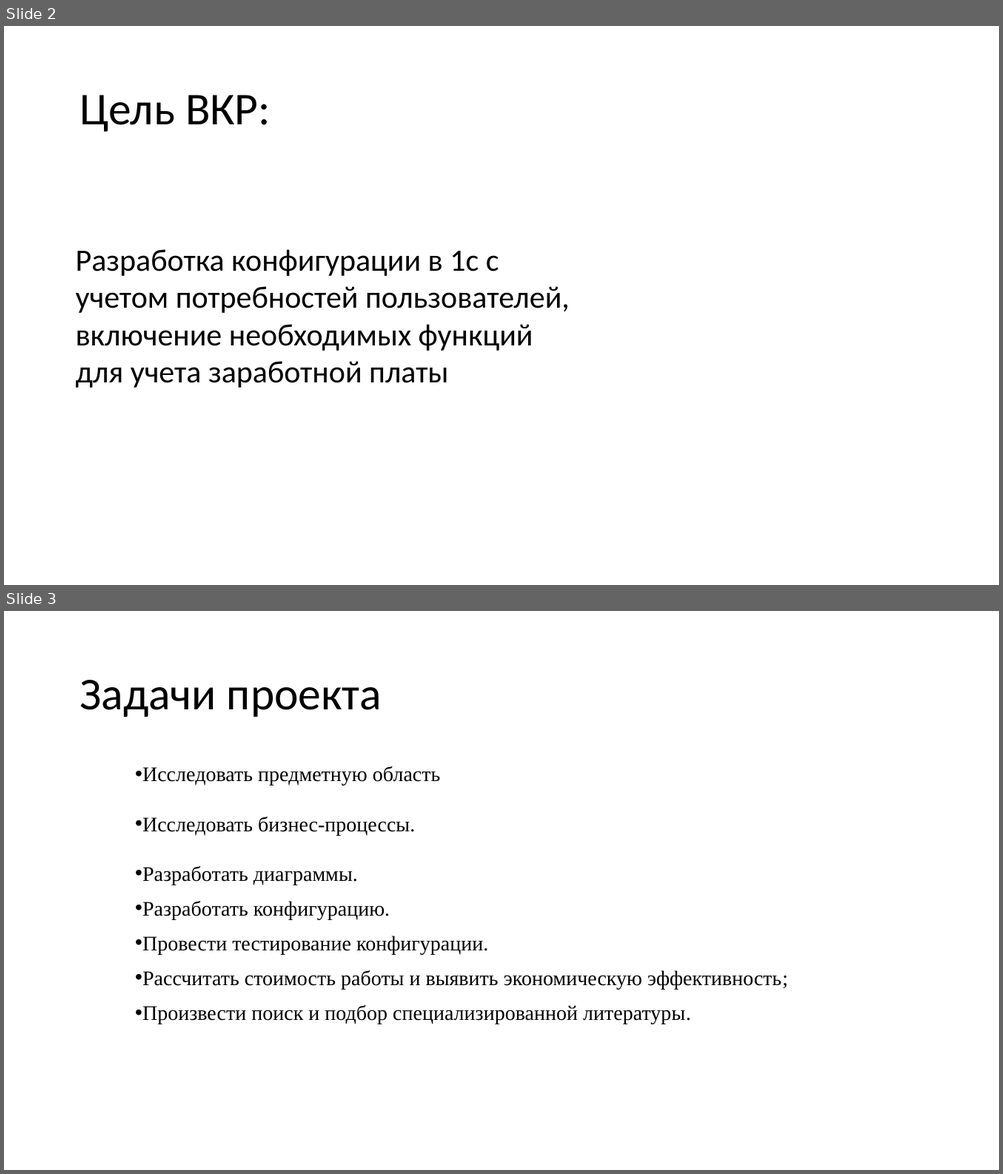
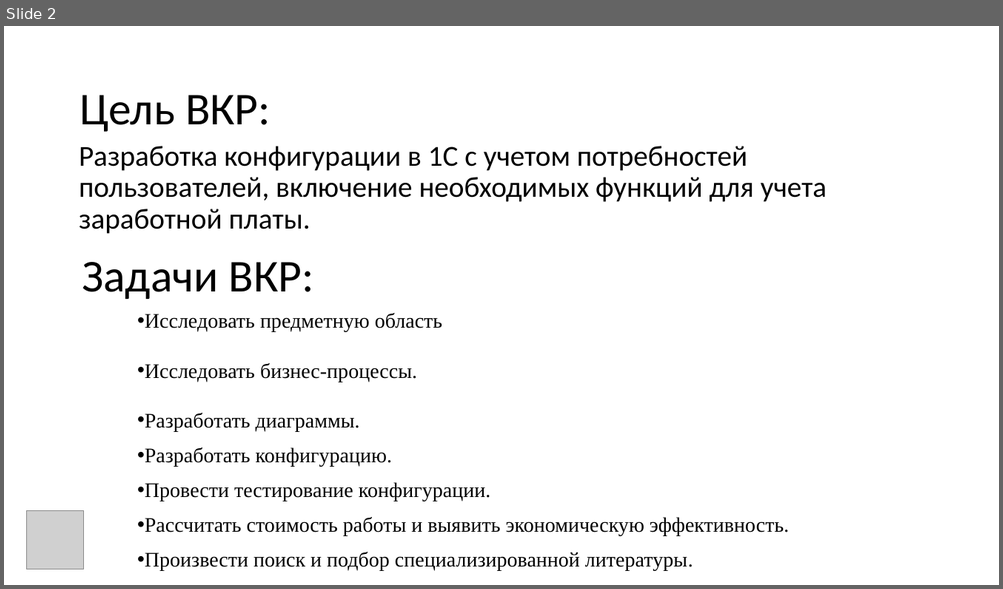
Before and after one commit to joyzen0/VKR, a slide deck: ВКР/Ерохин_ВКР.pptx. Shown one above the other, each under a label of ours: slides 2 and 3 before the commit, slide 2 after it. The pictures are 1003x1174 and 1003x589 pixels, drawn with LibreOffice and Linux fonts; fonts in the diff are those of the drawing; grey boxes stand for pictures. Boxes give left, top, right and bottom in pixels: in the first picture for what was removed or moved away, otherwise in the second. Text is boxed around its words. In the diff, an @@ line names an element or a change of style, - is before the commit and + after.

```diff
--- a/ВКР/Ерохин_ВКР.pptx
+++ b/ВКР/Ерохин_ВКР.pptx
@@ slide 3 removed at [4, 611, 999, 1170], background #FFFFFF @@
@@ title removed at [79, 680, 381, 717] @@
-Задачи проекта
@@ text removed at [142, 766, 788, 1024] @@
-• Исследовать предметную область
-• Исследовать бизнес-процессы.
-• Разработать диаграммы.
-• Разработать конфигурацию.
-• Провести тестирование конфигурации.
-• Рассчитать стоимость работы и выявить экономическую эффективность;
-• Произвести поиск и подбор специализированной литературы.
@@ slide 2 changed as well @@
@@ text "Разработка конфигурации в 1С с ..." at [79, 146, 826, 234]: vertical alignment top to middle @@
@@ text at [79, 146, 826, 234]: text changed; size 30 to 28 pt @@
-Разработка конфигурации в 1с с учетом потребностей пользователей, включение необходимых функций для учета заработной платы
+Разработка конфигурации в 1С с учетом потребностей пользователей, включение необходимых функций для учета заработной платы.
@@ text added at [82, 262, 315, 299], 44 pt, text #000000 @@
+Задачи ВКР:
@@ text added at [145, 313, 788, 571], 20 pt, text #000000 @@
+• Исследовать предметную область
+• Исследовать бизнес-процессы.
+• Разработать диаграммы.
+• Разработать конфигурацию.
+• Провести тестирование конфигурации.
+• Рассчитать стоимость работы и выявить экономическую эффективность.
+• Произвести поиск и подбор специализированной литературы.
@@ picture added at [26, 511, 84, 570] @@
```
Also in this commit, not shown: 6 other slides changed, 4 slides added, 1 other slide removed, 3 other files.
